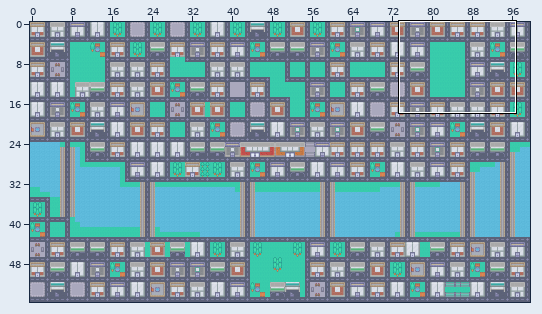
Tiled map: assets/testMap/map_final.tmx. Above: a wide view before the commit, with the close-up outlined.
Close-up. Before the edit:
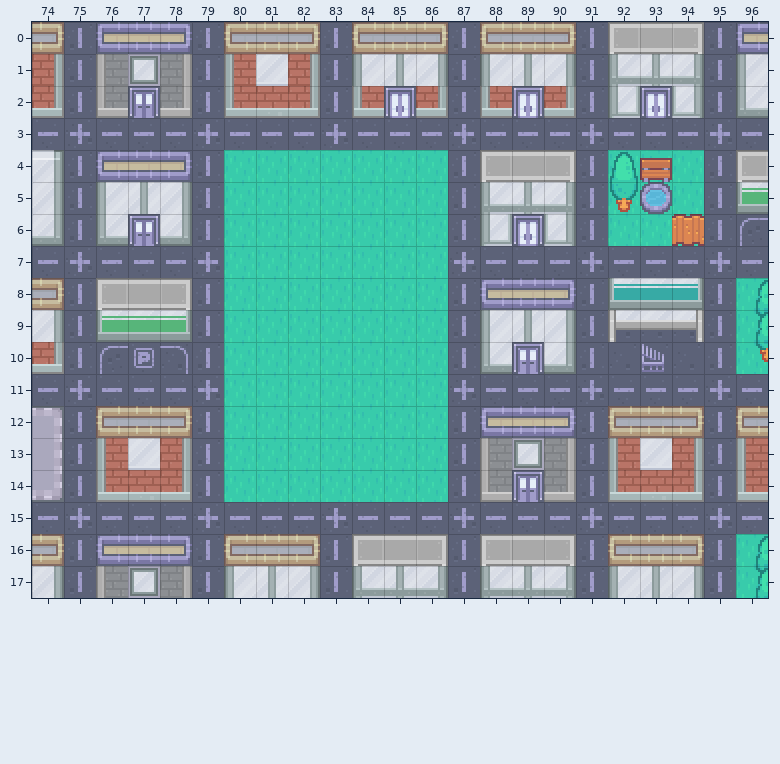
Cells are 16x16 px. Shown: x 74..96, y 0..17. The commit also changed other parts of the map, which this record leaves out.
The result:
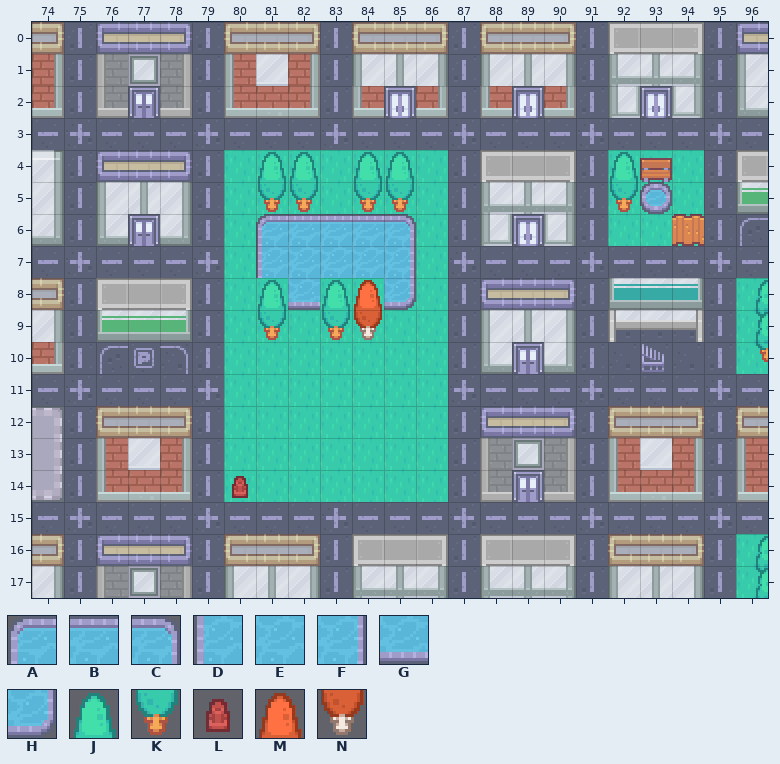
Key: from "urbanRPG": A 170, B 171, C 172, D 197, E 198, F 199, G 225, H 226, J 232, K 259, L 278, M 313, N 340.
_ is an empty cell, . an unchanged one.
From old to new:
--- layer "Tile Layer Over"
@@ x 81..85 @@
- 4 __.__
- 5 __.__
- 6 _____
- 7 _____
- 8 _____
- 9 _.__.
+ 4 JJ.JJ
+ 5 KK.KK
+ 6 ABBBC
+ 7 DEEEF
+ 8 JGJMH
+ 9 K.KN.
@@ x 80..80 @@
-14 _
+14 L
Where, in picture pixels (left, top, right, bottom), the same in both close-ups:
added: (256, 152, 416, 340)
added: (232, 476, 248, 498)
